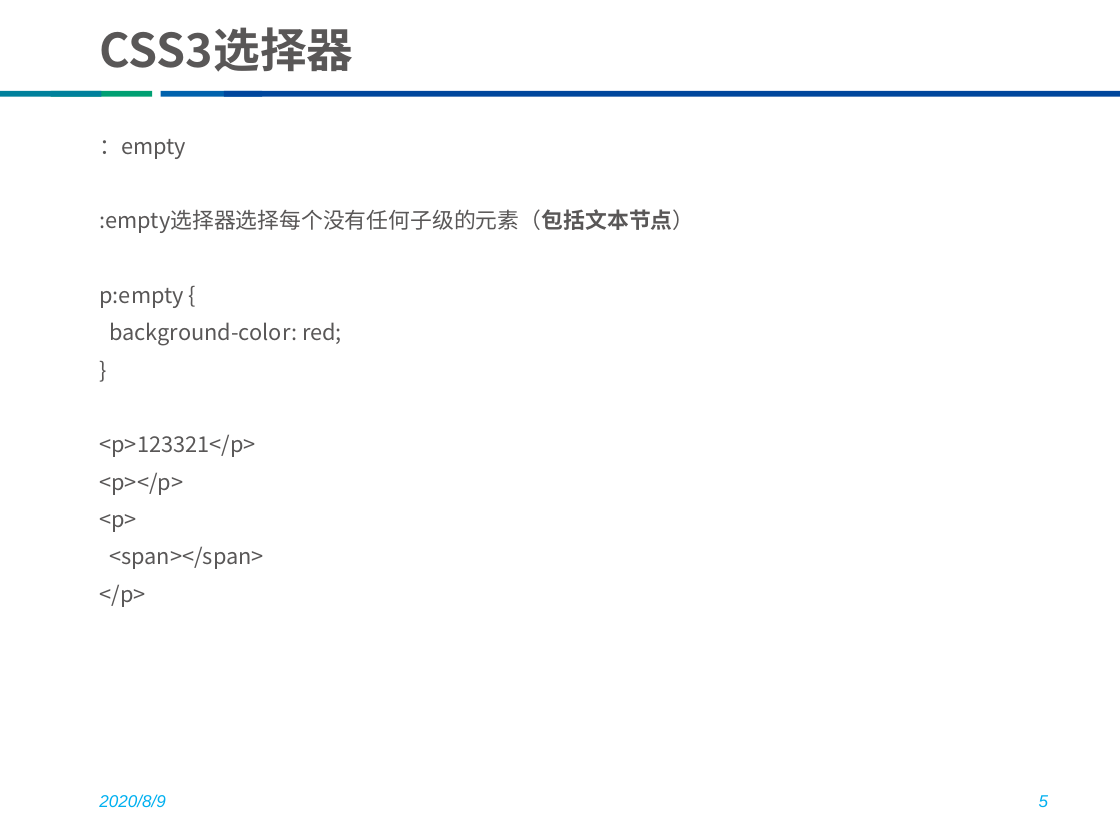
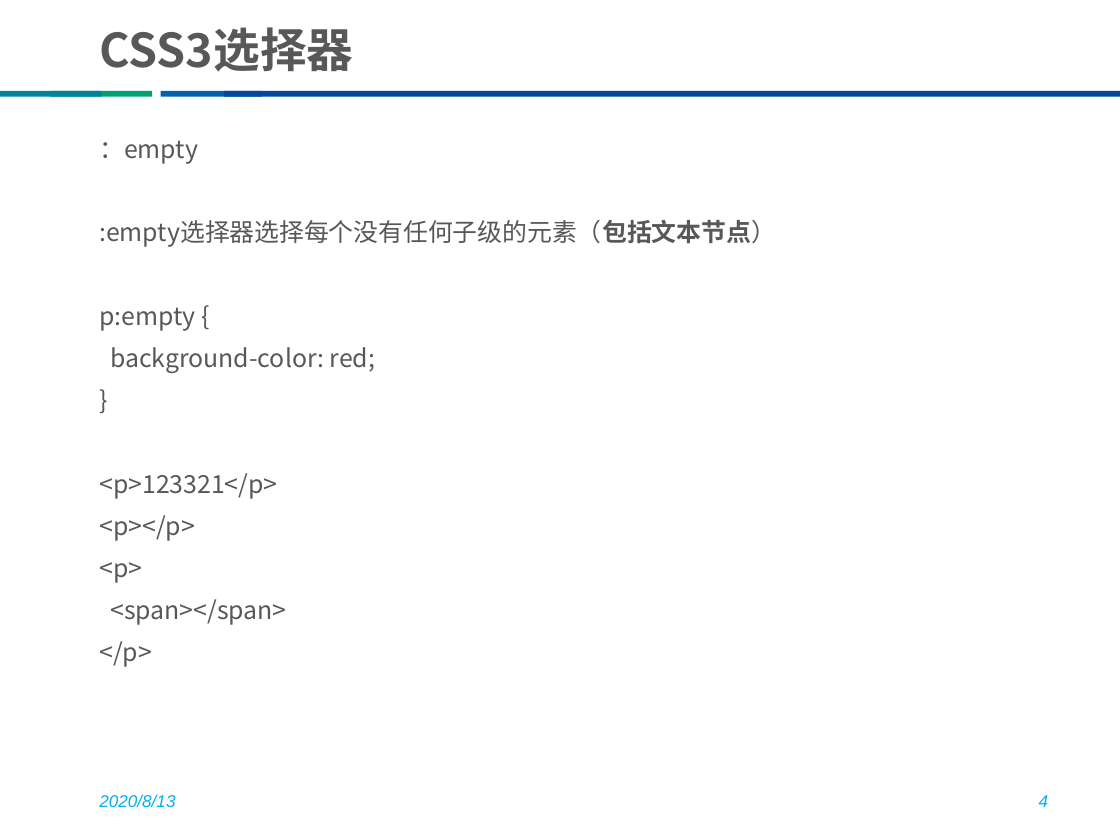
Before and after one commit to he8hepeng/thunisoftCli3, a slide deck: slide 4 of css教案（修改版）.pptx (slide 5 before the commit). Drawn at 1120x840 pixels with LibreOffice and Linux fonts; fonts in the diff are those of the drawing; background and template pictures are left out. Boxes give left, top, right and bottom in pixels: in the first picture for what was removed or moved away, otherwise in the second. Text is boxed around its words. In the diff, an @@ line names an element or a change of style, - is before the commit and + after.

```diff
--- a/css教案（修改版）.pptx
+++ b/css教案（修改版）.pptx
@@ text "：empty" at (99,140,776,667): size 14 to 16 pt @@
@@ text at (99,794,175,807): text changed @@
-2020/8/9
+2020/8/13
@@ page number at (1039,795,1049,807): text changed @@
-5
+4
```
Also in this commit, not shown: 10 other slides changed, 4 slides added, 1 slide removed, 1 other file.
